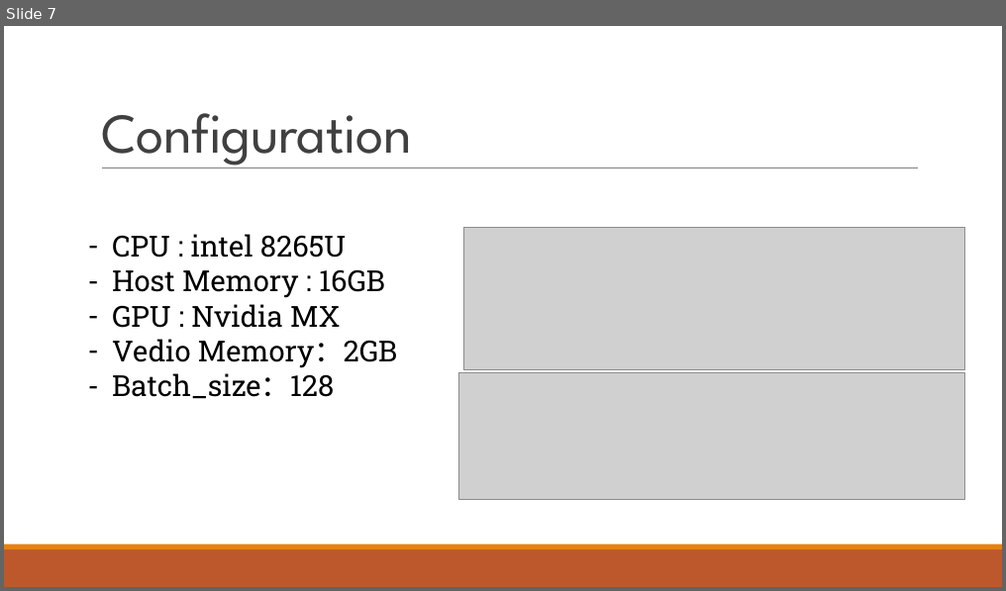
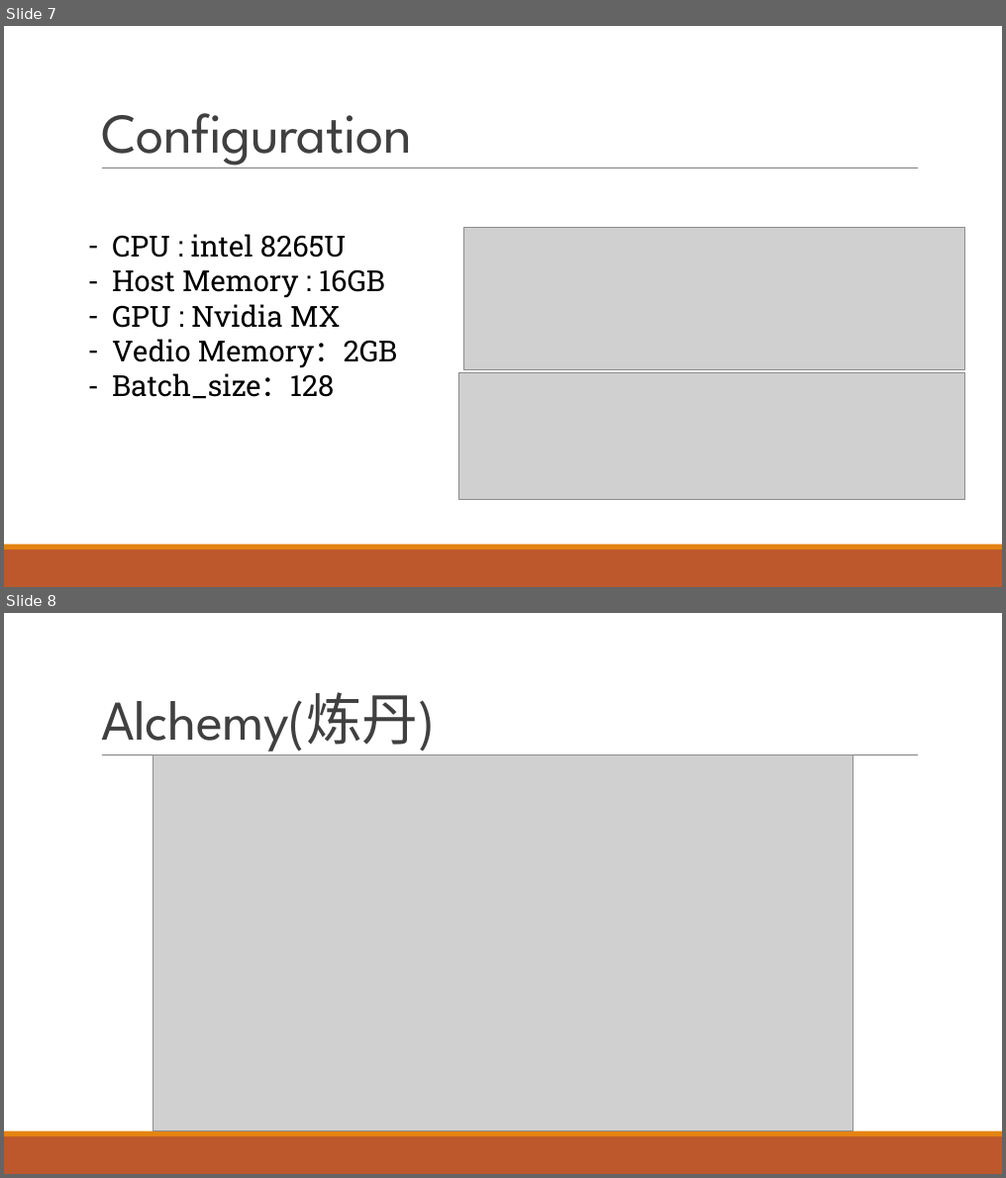
Before and after one commit to Holmze/MachineLearning-FZU, a slide deck: Mid-Proj/10.15-MidProject.pptx. Shown one above the other, each under a label of ours: slide 7 before the commit, slides 7 and 8 after it. The pictures are 1006x591 and 1006x1178 pixels, drawn with LibreOffice and Linux fonts; fonts in the diff are those of the drawing; grey boxes stand for pictures. Boxes give left, top, right and bottom in pixels: in the first picture for what was removed or moved away, otherwise in the second. Text is boxed around its words. In the diff, an @@ line names an element or a change of style, - is before the commit and + after.

```diff
--- a/Mid-Proj/10.15-MidProject.pptx
+++ b/Mid-Proj/10.15-MidProject.pptx
@@ slide 8 added at bbox=[4, 613, 1002, 1174], background #FFFFFF; not listed: 3 template elements that a slide beside it also shows @@
@@ title added at bbox=[101, 692, 435, 757], 54 pt, text #404040 @@
+Alchemy(炼丹)
@@ picture added at bbox=[152, 756, 853, 1131] @@
```
Also in this commit, not shown: 3 other slides added.
